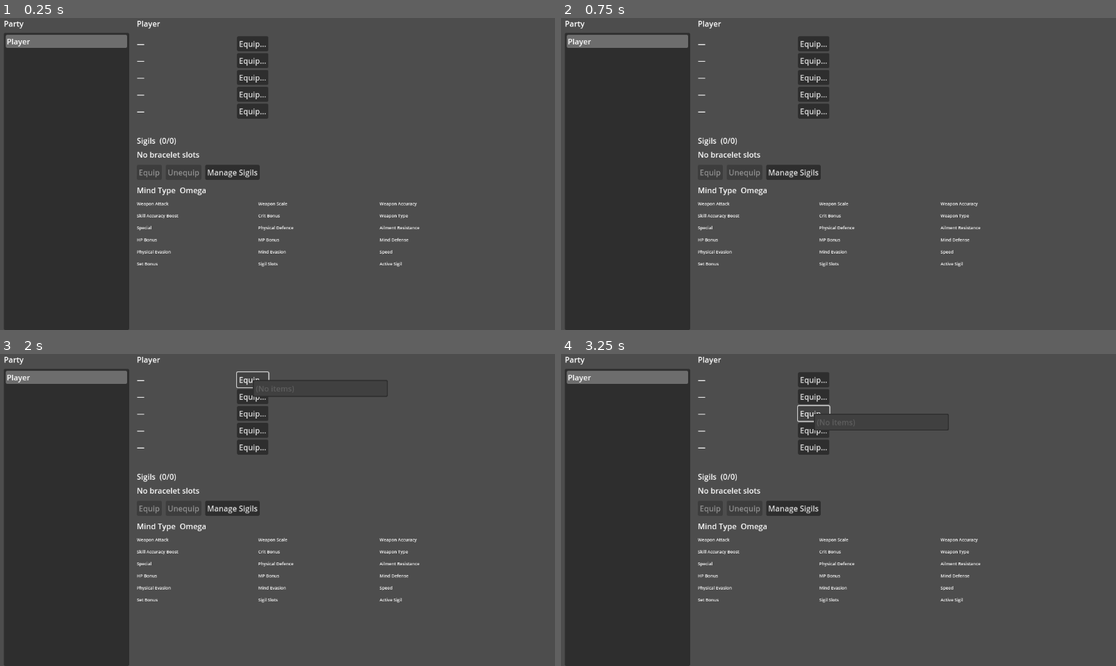
Above: before the commit, frames 1-4 (two rows, left to right).
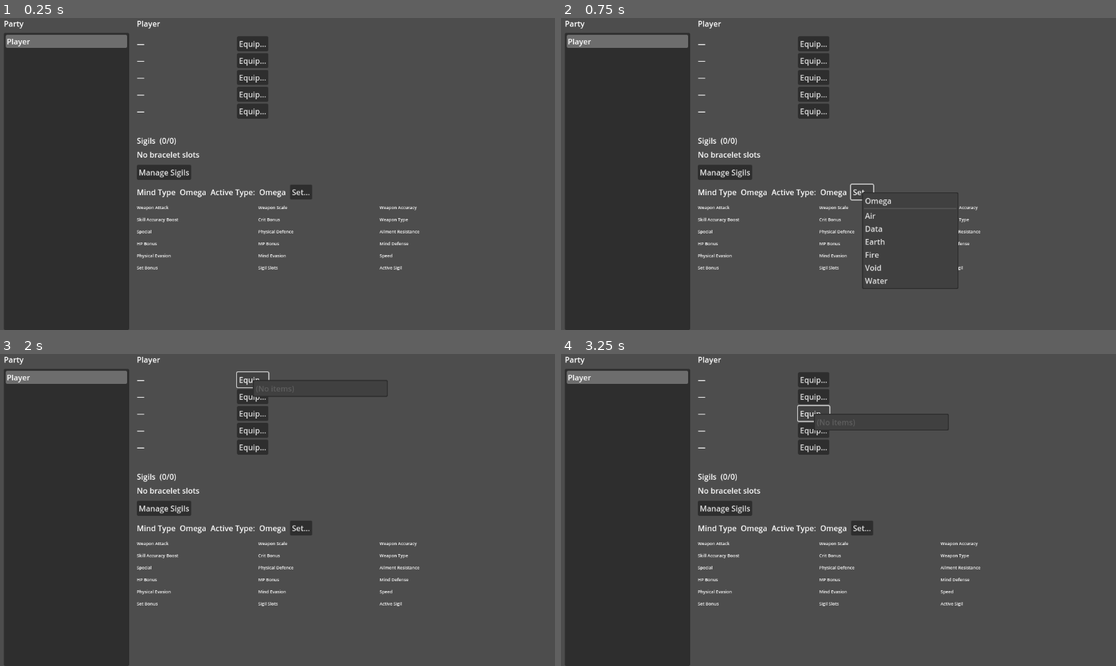
Above: after the commit, the same moments.

Repository: Cristal-Lucina/Psyokin
Game: Godot game, scene res://scenes/main_menu/panels/LoadoutPanel.tscn
Two runs of this game, one before a commit and one after it. Both use one fixed random seed, a clock stepped at 60 frames per second and the inputs below. This scene is started directly instead of the project's main scene.
Inputs (mouse positions are in pixels of both pictures, inside the frame that each line leads up to):
- Up to frame 1 (0.25 s): no input
- Up to frame 2 (0.75 s): click (860, 192) at 0.5 s, where only the run after the commit has a clickable "Set…"
- Up to frame 3 (2 s): click "Equip…" at 1.25 s
- Up to frame 4 (3.25 s): click "Equip…" at 2 s; click "Equip…" at 2.75 s

The runs differ from the first frame. In frame 1, 2.3% of the frame differs, in the area x 24-76%, y 47-81%; in frame 2, 2.5%, in the area x 24-76%, y 47-87%; in frame 3, 2.3%; in frame 4, 2.3%.

Commit message:
Working Commit

Diff:
--- a/scenes/main_menu/panels/LoadoutPanel.tscn
+++ b/scenes/main_menu/panels/LoadoutPanel.tscn
@@ -139,16 +139,6 @@
 layout_mode = 2
 theme_override_constants/separation = 8
 
-[node name="BtnEquip" type="Button" parent="Row/Right/Buttons"]
-layout_mode = 2
-disabled = true
-text = "Equip"
-
-[node name="BtnUnequip" type="Button" parent="Row/Right/Buttons"]
-layout_mode = 2
-disabled = true
-text = "Unequip"
-
 [node name="BtnManageSigils" type="Button" parent="Row/Right/Buttons"]
 layout_mode = 2
 text = "Manage Sigils"
--- a/scripts/main_menu/panels/LoadoutPanel.gd
+++ b/scripts/main_menu/panels/LoadoutPanel.gd
@@ -22,6 +22,12 @@
 
 @onready var _stats_grid : GridContainer = get_node("Row/Right/StatsGrid") as GridContainer
 @onready var _mind_value : Label         = get_node_or_null("Row/Right/MindRow/Value") as Label
+@onready var _mind_row   : HBoxContainer = get_node_or_null("Row/Right/MindRow") as HBoxContainer
+
+# Hero-only "Active Type" UI bits
+var _active_name_lbl  : Label = null
+var _active_value_lbl : Label = null
+var _active_btn       : Button = null
 
 # Parallel arrays: display vs token we pass into systems
 var _labels: PackedStringArray = []
@@ -68,6 +74,7 @@
 			_sig.connect("loadout_changed", Callable(self, "_on_sigils_changed"))
 
 	_hook_party_signals()
+	_setup_active_type_widgets() # create the Hero-only strip, stays hidden for others
 
 	# defer first build so we don’t miss early system init / signals
 	call_deferred("_first_fill")
@@ -238,6 +245,8 @@
 	_rebuild_stats_grid(token, equip)
 	_rebuild_sigils(token)
 	_refresh_mind_row(token)
+	_refresh_active_type_row(token)
+
 
 func _current_label() -> String:
 	var sel: PackedInt32Array = _party_list.get_selected_items()
@@ -617,8 +626,9 @@
 		if row.is_empty():
 			continue
 		var actor: String = (String(row[idx_actor]).strip_edges().to_lower() if (idx_actor >= 0 and idx_actor < row.size()) else "")
-		var name: String  = (String(row[idx_name]).strip_edges().to_lower()  if (idx_name  >= 0 and idx_name  < row.size()) else "")
-		if actor == want or name == want:
+		var name_col: String = (String(row[idx_name]).strip_edges().to_lower() if (idx_name >= 0 and idx_name < row.size()) else "")
+		if actor == want or name_col == want:
+
 			result = (String(row[idx_mind]).strip_edges() if (idx_mind >= 0 and idx_mind < row.size()) else "")
 			break
 
@@ -782,6 +792,8 @@
 		_rebuild_stats_grid(cur, equip)
 		_rebuild_sigils(cur)
 		_refresh_mind_row(cur)
+		_refresh_active_type_row(cur)
+
 
 func _on_sigils_changed(member: String) -> void:
 	var cur: String = _current_token()
@@ -791,6 +803,8 @@
 		var equip: Dictionary = _fetch_equip_for(cur)
 		_rebuild_stats_grid(cur, equip)
 		_refresh_mind_row(cur)
+		_refresh_active_type_row(cur)
+
 
 # ───────────── Mind Type row ─────────────
 
@@ -853,3 +867,136 @@
 	var host := get_tree().current_scene
 	if host == null: host = get_tree().root
 	host.add_child(inst)
+func _setup_active_type_widgets() -> void:
+	if _mind_row == null: return
+	# Create once; keep hidden until the Hero is selected
+	if _active_name_lbl == null:
+		_active_name_lbl = Label.new()
+		_active_name_lbl.text = "Active Type:"
+		_active_name_lbl.visible = false
+		_mind_row.add_child(_active_name_lbl)
+
+	if _active_value_lbl == null:
+		_active_value_lbl = Label.new()
+		_active_value_lbl.text = "Omega"
+		_active_value_lbl.visible = false
+		_mind_row.add_child(_active_value_lbl)
+
+	if _active_btn == null:
+		_active_btn = Button.new()
+		_active_btn.text = "Set…"
+		_active_btn.visible = false
+		_active_btn.pressed.connect(_open_active_type_picker)
+		_mind_row.add_child(_active_btn)
+
+func _refresh_active_type_row(member_token: String) -> void:
+	var is_hero := (member_token == "hero" or _norm(member_token) == _norm(_hero_name()))
+	var should_show := is_hero and _active_name_lbl != null and _active_value_lbl != null and _active_btn != null
+	if not should_show:
+		if _active_name_lbl:  _active_name_lbl.visible = false
+		if _active_value_lbl: _active_value_lbl.visible = false
+		if _active_btn:       _active_btn.visible = false
+		return
+
+	var cur := _get_hero_active_type()
+	_active_name_lbl.visible = true
+	_active_value_lbl.text = (cur if cur != "" else "Omega")
+	_active_value_lbl.visible = true
+	_active_btn.visible = true
+
+
+func _get_hero_active_type() -> String:
+	if _gs:
+		# Prefer metadata (always exists, no typed property required)
+		if _gs.has_meta("hero_active_type"):
+			var mv: Variant = _gs.get_meta("hero_active_type")
+			if typeof(mv) == TYPE_STRING and String(mv).strip_edges() != "":
+				return String(mv)
+		# Fallback: if you DID add a real property in aGameState
+		if _gs.has_method("get"):
+			var v: Variant = _gs.get("hero_active_type")
+			if typeof(v) == TYPE_STRING and String(v).strip_edges() != "":
+				return String(v)
+	return "Omega"
+
+
+func _set_hero_active_type(school: String) -> void:
+	var val := school.strip_edges()
+	if val == "": val = "Omega"
+	if _gs:
+		# Always safe
+		_gs.set_meta("hero_active_type", val)
+		# Optional: also try a real property if you later add it to aGameState
+		if _gs.has_method("set"):
+			_gs.set("hero_active_type", val)
+	# Let other systems react if they listen
+	if _stats and _stats.has_signal("stats_changed"):
+		_stats.emit_signal("stats_changed")
+
+
+func _collect_all_schools() -> Array[String]:
+	var out: Array[String] = []
+	if _inv and _inv.has_method("get_item_defs"):
+		var v: Variant = _inv.call("get_item_defs")
+		if typeof(v) == TYPE_DICTIONARY:
+			var defs: Dictionary = v
+			for id_v in defs.keys():
+				var rec: Dictionary = defs[id_v]
+				# only sigil items
+				var tag := ""
+				for k in ["equip_slot","slot","equip","equip_to","category","cat","type"]:
+					if rec.has(k) and typeof(rec[k]) == TYPE_STRING:
+						tag = String(rec[k]).strip_edges().to_lower()
+						break
+				if tag != "sigil" and tag != "sigils":
+					continue
+				# pull school
+				for sk in ["sigil_school","school","mind_type","mind_type_tag","mind_tag"]:
+					if rec.has(sk) and typeof(rec[sk]) == TYPE_STRING:
+						var s := String(rec[sk]).strip_edges()
+						if s != "":
+							var cap := s.capitalize()
+							if not out.has(cap): out.append(cap)
+						break
+	if out.is_empty():
+		out = ["Omega","Fire","Water","Earth","Air","Data","Void"]
+	out.sort()
+	return out
+
+func _open_active_type_picker() -> void:
+	# Only makes sense for the Hero
+	var token := _current_token()
+	if not (token == "hero" or _norm(token) == _norm(_hero_name())):
+		return
+
+	var schools := _collect_all_schools()
+	var cur := _get_hero_active_type()
+
+	var pm := PopupMenu.new()
+	add_child(pm)
+
+	# Always include Omega first
+	pm.add_item("Omega")
+	pm.set_item_metadata(0, "Omega")
+	pm.set_item_checked(0, _norm(cur) == "omega")
+	pm.add_separator()
+
+	for s in schools:
+		if s == "Omega": continue
+		pm.add_item(s)
+		pm.set_item_metadata(pm.get_item_count() - 1, s)
+		if _norm(s) == _norm(cur):
+			pm.set_item_checked(pm.get_item_count() - 1, true)
+
+	var _pick := func(i: int) -> void:
+		var meta: Variant = pm.get_item_metadata(i)
+		pm.queue_free()
+		if typeof(meta) == TYPE_STRING:
+			_set_hero_active_type(String(meta))
+			_refresh_active_type_row("hero")
+
+	pm.index_pressed.connect(_pick)
+	pm.id_pressed.connect(func(idnum: int) -> void:
+		_pick.call(pm.get_item_index(idnum))
+	)
+	pm.popup(Rect2(get_global_mouse_position(), Vector2(200, 0)))
